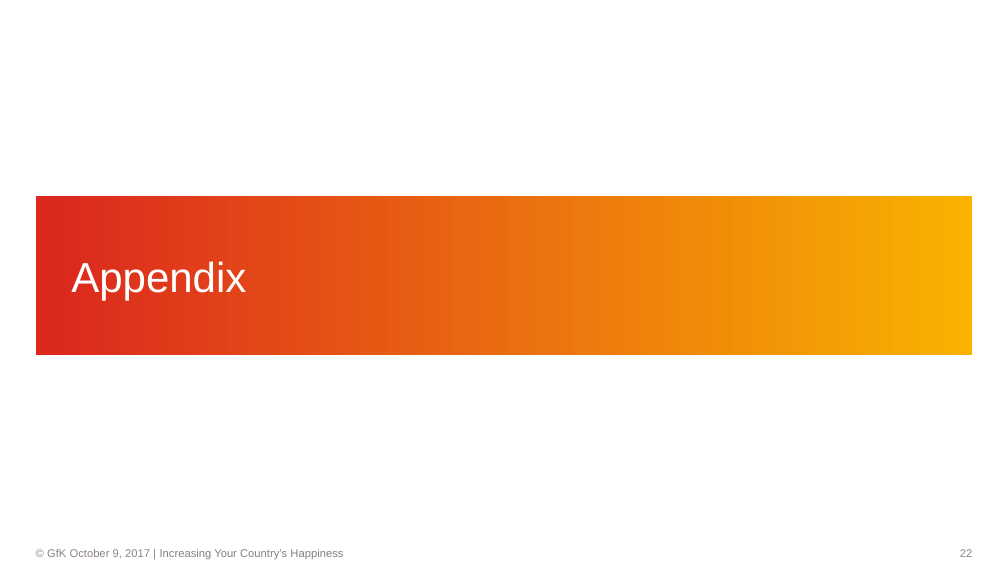
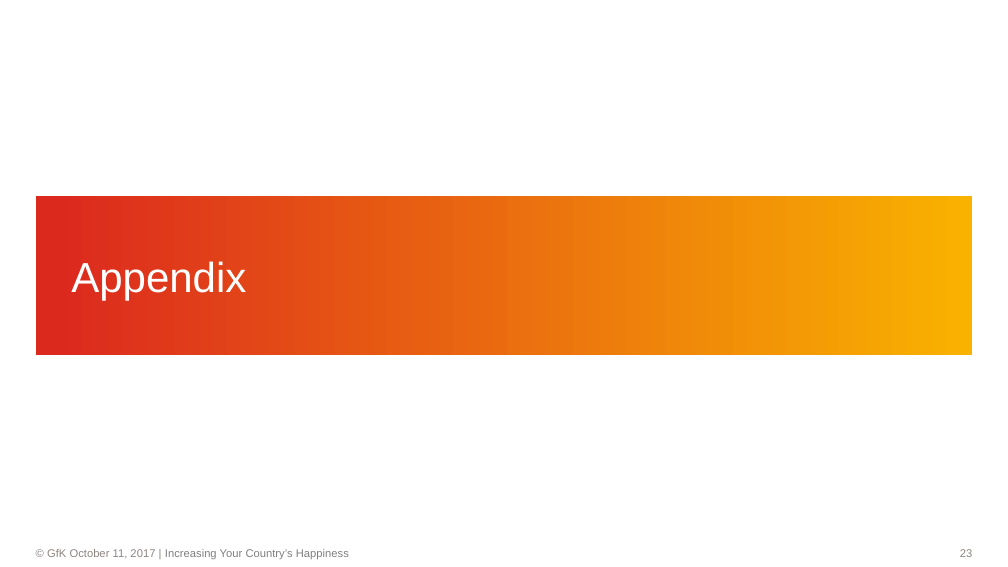
Before and after one commit to dl7631/Predict_World_Happiness, a slide deck: slide 23 of World Happiness.pptx (slide 22 before the commit). Drawn at 1008x567 pixels with LibreOffice and Linux fonts; fonts in the diff are those of the drawing; background and template pictures are left out. Boxes give left, top, right and bottom in pixels: in the first picture for what was removed or moved away, otherwise in the second. Text is boxed around its words. In the diff, an @@ line names an element or a change of style, - is before the commit and + after.

```diff
--- a/World Happiness.pptx
+++ b/World Happiness.pptx
@@ text at bbox=[47, 549, 349, 560]: text changed @@
-                © GfK October 9, 2017 | Increasing Your Country’s Happiness
+                © GfK October 11, 2017 | Increasing Your Country’s Happiness
```
Also in this commit, not shown: 21 other slides changed, 1 slide added, 1 slide removed, 6 other files.
